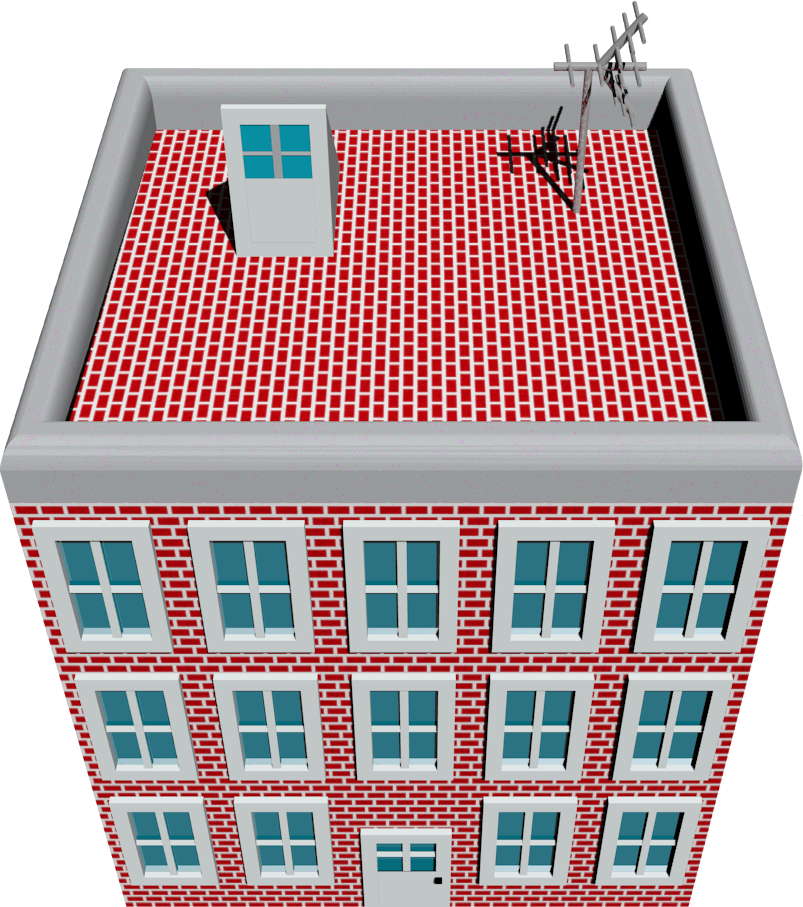
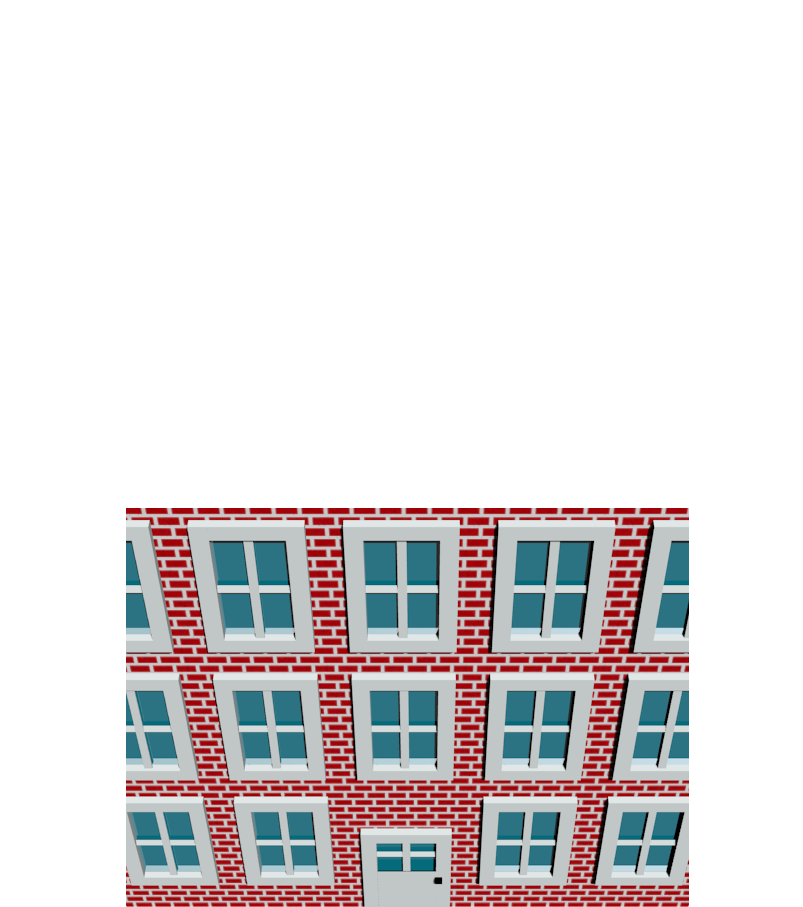
Layers edited between the first and the second w=803, h=907 image:
painted on "Clipboard" over [10, 508, 803, 906]
hid "Brics hitbox marker.png", painted on it over [0, 0, 803, 906]
